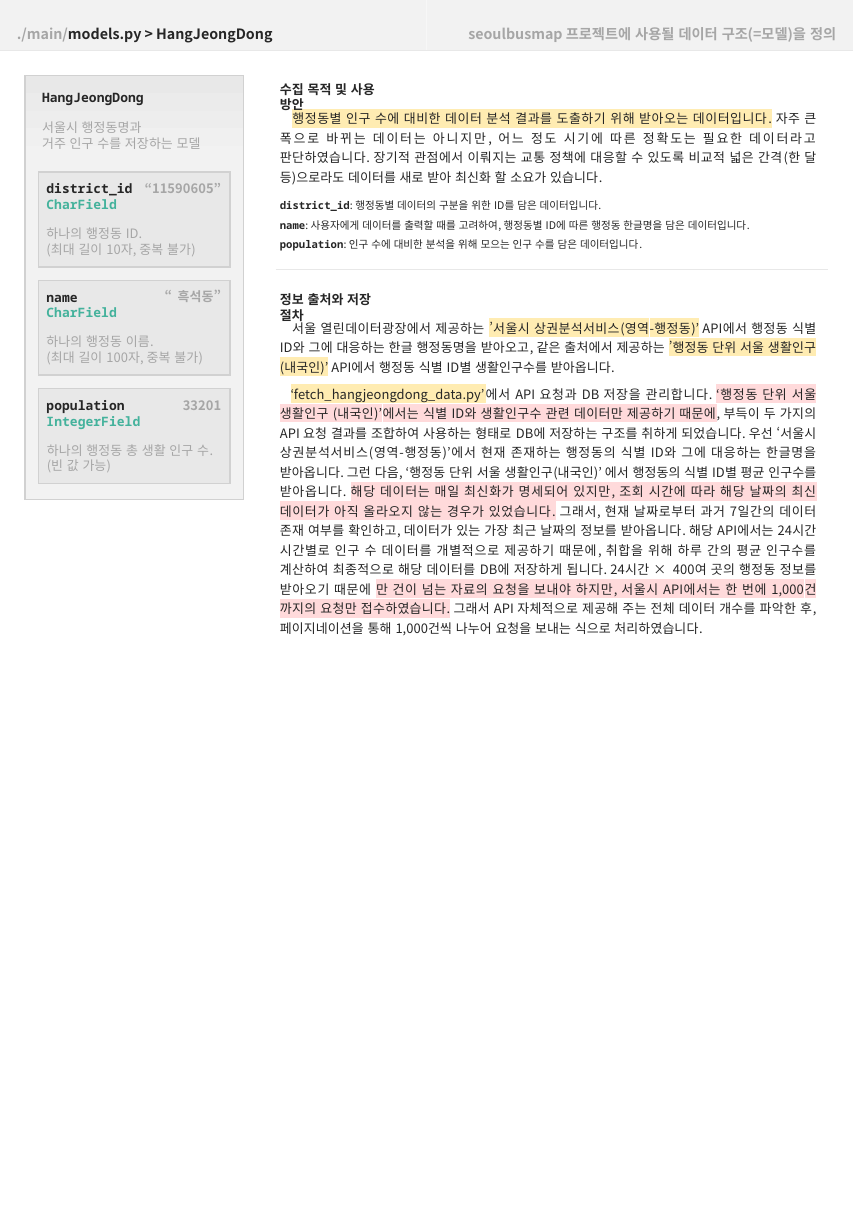
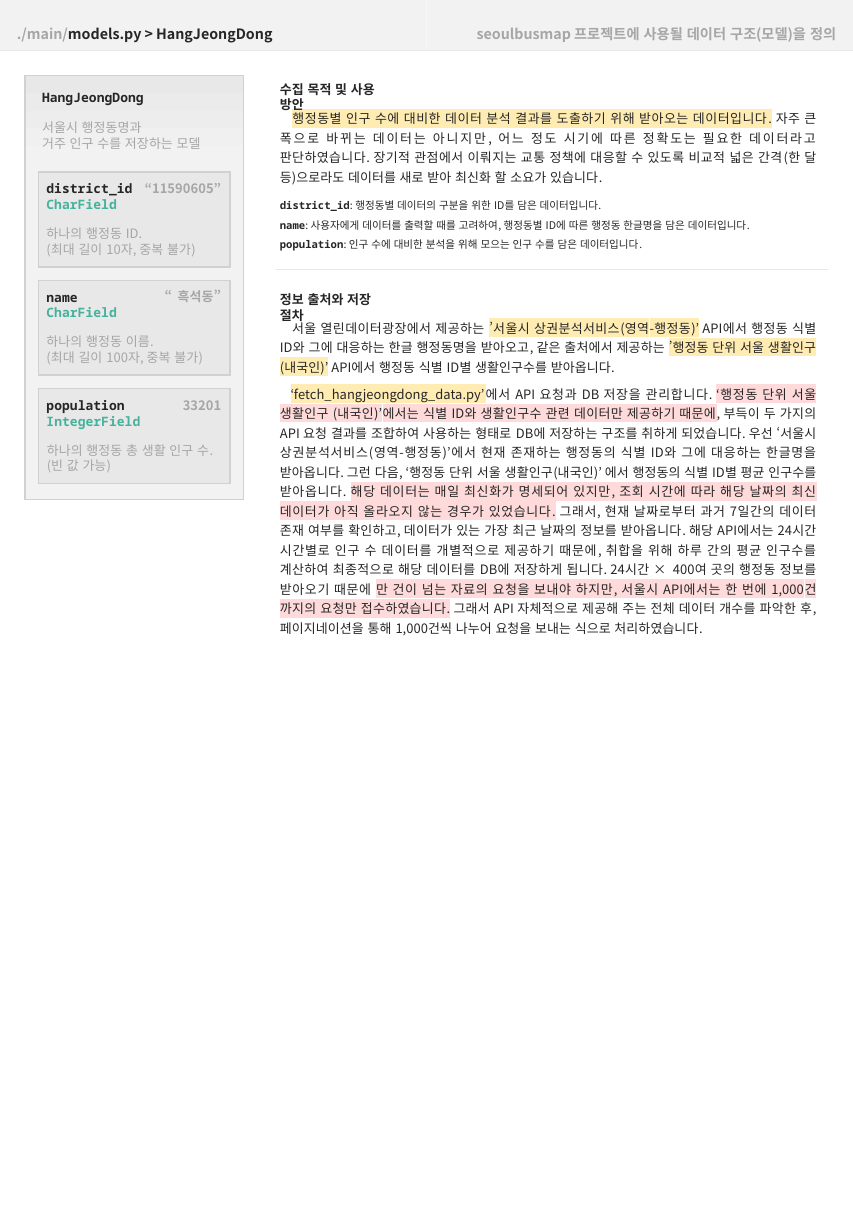
Before and after one commit to tansan7271/seoulbusmap, a slide deck: slide 1 of documents/기능 명세서 및 다이어그램 그래픽.pptx. Drawn at 853x1232 pixels with LibreOffice and Linux fonts; fonts in the diff are those of the drawing. Boxes give left, top, right and bottom in pixels: in the first picture for what was removed or moved away, otherwise in the second. Text is boxed around its words. In the diff, an @@ line names an element or a change of style, - is before the commit and + after.

```diff
--- a/documents/기능 명세서 및 다이어그램 그래픽.pptx
+++ b/documents/기능 명세서 및 다이어그램 그래픽.pptx
@@ text in rectangle at [477,27,836,42]: text changed @@
-seoulbusmap 프로젝트에 사용될 데이터 구조(=모델)을 정의
+seoulbusmap 프로젝트에 사용될 데이터 구조(모델)을 정의
```
Also in this commit, not shown: 1 other slide changed, 2 slides added, 14 other files.
